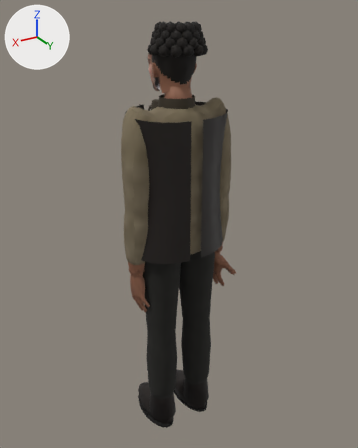
The Blender file design/ep2/town/autonomy-20261022/sources/youth/youth.blend: old version first, new version second.
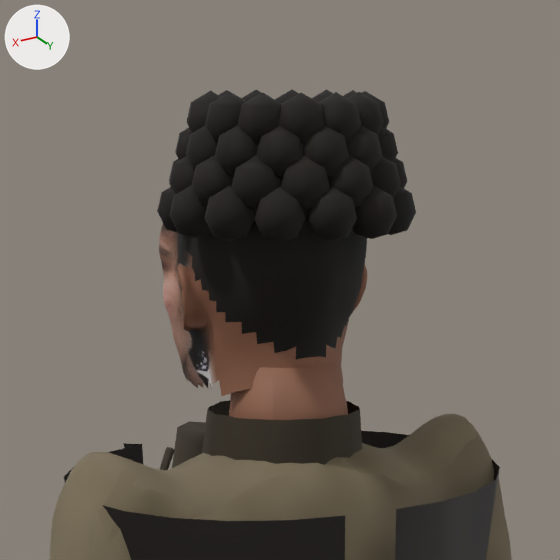
The first picture shows the older version from a camera (50 mm lens) standing at (0.86, 1.441, 1.593) and looking at (-0.033, -0.047, 0.849). The close-ups show the older and then the newer version on the part from 31% to 68% of the width and 0% to 29% of the height of that picture. Only the edits that show in the close-ups are written down. Every picture has the same lights, and +X, +Y and +Z are marked at upper left.

The first close-up shows 'townsman_youth_body'.
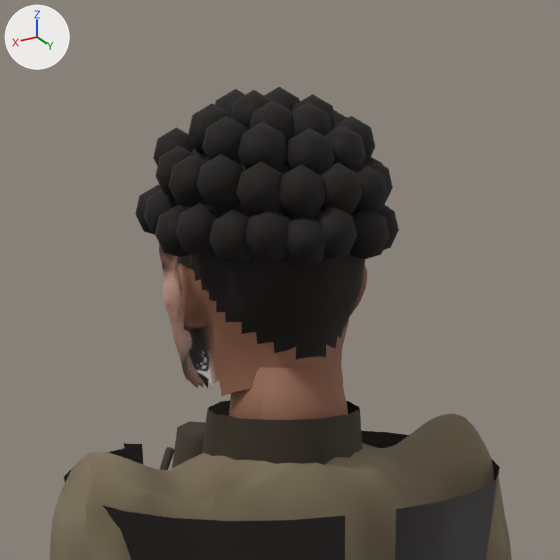
Boxes [x1, y1, x2, y2] around the edits, measured in the close-ups (560 x 560 px; the box of a moved part takes in the faces that stretch with it):
'townsman_youth_body', reshaped
    before: [50, 90, 512, 560]
    after: [50, 87, 512, 560]
part 1 of me_townsman_youth_mesh, moved or reshaped
    before: [157, 90, 416, 243]
    after: [135, 87, 399, 267]
part 2 of me_townsman_youth_mesh, surface changed
    before: [85, 90, 416, 526]
    after: [85, 87, 396, 526]

Patch to the scene script:
```diff
--- a/design/ep2/town/autonomy-20261022/sources/youth/youth.blend.py
+++ b/design/ep2/town/autonomy-20261022/sources/youth/youth.blend.py
@@ me_townsman_youth_mesh @@
 # used by ob_townsman_youth_body; location = (0.0, 0.0, 0.0)
-me_townsman_youth_mesh.from_pydata(...)  # 14688 vertices, 17349 faces; spans x -0.24..0.22, y -0.17..0.12, z 0.0..1.56
+me_townsman_youth_mesh.from_pydata(...)  # 14368 vertices, 16949 faces; spans x -0.24..0.22, y -0.17..0.12, z 0.0..1.56
+# me_townsman_youth_mesh part 1: 816 vertices moved from x -0.1..0.1, y -0.09..0.09, z 1.46..1.56 to x -0.09..0.09, y -0.15..0.08, z 1.44..1.56; 590 vertices removed from x -0.09..0.09, y -0.09..0.09, z 1.47..1.56; 270 vertices added at x -0.09..0.09, y -0.14..0.07, z 1.45..1.56
+# me_townsman_youth_mesh part 2: 9238 kept faces spanning x -0.24..0.22, y -0.17..0.12, z 0.0..1.56 get new texture (UV) coordinates
 me_townsman_youth_mesh.materials.append(mat_m_youth_pbr)
```
